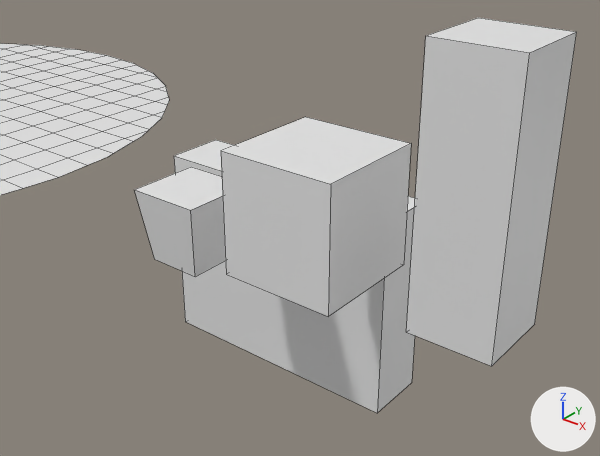
Before and after pictures for a commit that changed the Blender file Assets/World/C5L1/raw/C5L1_prefabs.blend.
Both versions are drawn from a camera (50 mm lens) standing at (121.1, -53.8, 37.0) and looking at (77.1, 1.3, 2.9). Every picture has the same lights, and +X, +Y and +Z are marked at lower right. Mesh edges are drawn as thin lines. Materials are left out; every surface is plain grey.

Script lines for the objects in view, before the commit:
```python
me_cube = bpy.data.meshes.new('Cube')
me_cube.from_pydata(...)  # 8 vertices, 6 faces; spans x -4.0..4.0, y -4.0..4.0, z -4.0..4.0
me_cube.materials.append(mat_marble)
me_plane_001 = bpy.data.meshes.new('Plane.001')
me_plane_001.from_pydata(...)  # a box spanning x -15.8..15.8, y -3.8..3.8, z -24.2..0.0
me_plane_001.materials.append(mat_marble_003)
me_plane_004 = bpy.data.meshes.new('Plane.004')
me_plane_004.from_pydata(...)  # a box spanning x -3.8..3.8, y -3.8..3.8, z 0.0..24.0
me_plane_004.materials.append(mat_marble_002)
ob_marbletorchsconce = bpy.data.objects.new('MarbleTorchSconce', me_cube)
ob_marbletorchsconce.location = (64.0, 0.0, 0.0)
ob_part5_movingfloor = bpy.data.objects.new('Part5_MovingFloor', me_plane_004)
ob_part5_movingfloor.location = (96.0, 0.0, 0.0)
ob_part6_movingceiling = bpy.data.objects.new('Part6_MovingCeiling', me_plane_001)
ob_part6_movingceiling.location = (64.0, 16.0, 0.0)
# also in view: 'Part4_Pushblock' at (80.0, 0.0, 6.0); 'Island' at (0.0, 0.0, -0.7)
```
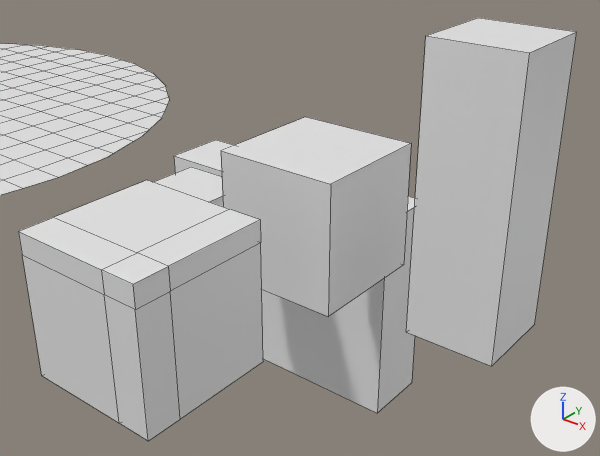
Boxes [x1, y1, x2, y2] around the edits, measured in the pictures (600 x 456 px):
'Part4_Pushblock_Cutout', added
    after: [18, 180, 263, 441]
'MarbleTorchSconce', unchanged, covered by the edit
    before: [134, 167, 225, 277]
    after: [154, 167, 223, 207]

The change in detail:
Mesh me_plane_002 is new.
It has 26 vertices, 27 faces and spans x -5.85..5.85, y -5.85..5.85, z 0.0..12.0.
Object 'Part4_Pushblock_Cutout' (ob_part4_pushblock_cutout) is new; it shows me_plane_002.
Its location is (80.0, -20.0, 0.0).
